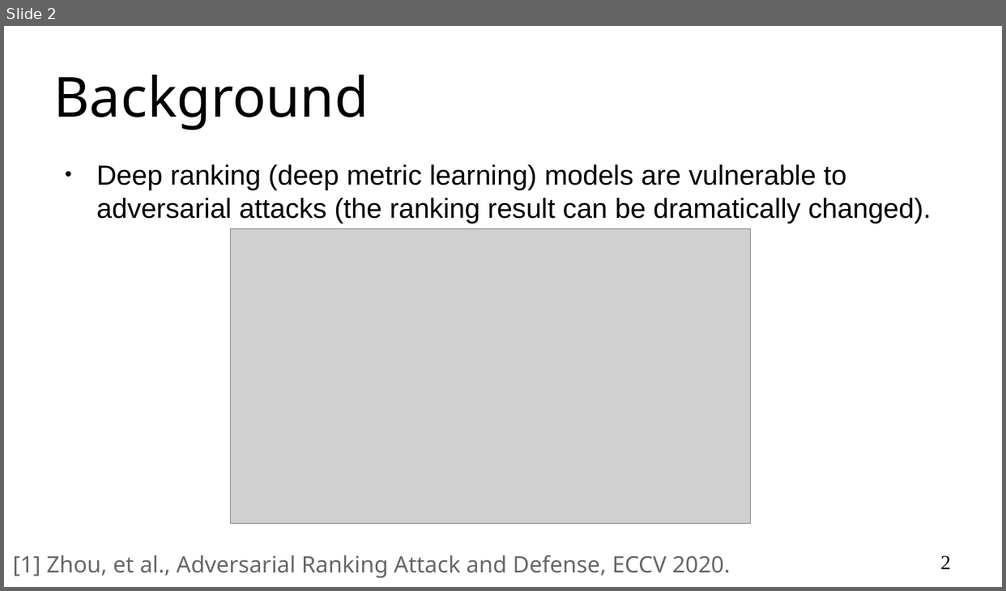
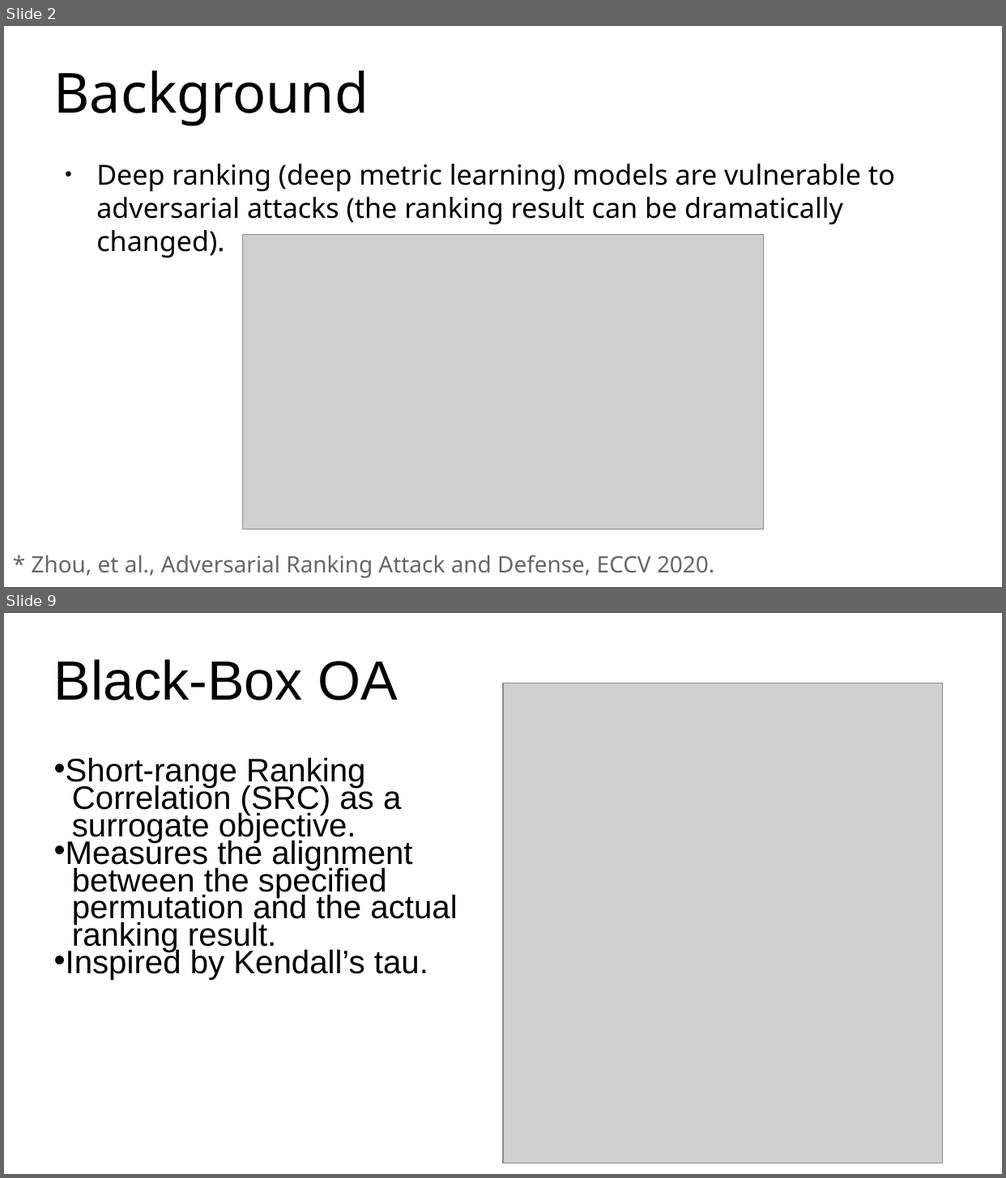
Before and after one commit to cdluminate/advorder, a slide deck: assets/slides.pptx. Shown one above the other, each under a label of ours: slide 2 before the commit, slides 2 and 9 after it; the slides between them are not shown. The pictures are 1006x591 and 1006x1178 pixels, drawn with LibreOffice and Linux fonts; fonts in the diff are those of the drawing; grey boxes stand for pictures; background and template pictures are left out. Boxes give left, top, right and bottom in pixels: in the first picture for what was removed or moved away, otherwise in the second. Text is boxed around its words. In the diff, an @@ line names an element or a change of style, - is before the commit and + after.

```diff
--- a/assets/slides.pptx
+++ b/assets/slides.pptx
@@ slide 9 added at [4,613,1002,1174], background #FFFFFF @@
@@ title added at [54,659,398,700], 44 pt, text #000000 @@
+Black-Box OA
@@ picture added at [503,683,943,1164] @@
@@ text added at [54,758,457,980], 25.9 pt, text #000000 @@
+• Short-range Ranking
+Correlation (SRC) as a
+surrogate objective.
+• Measures the alignment
+between the specified
+permutation and the actual
+ranking result.
+• Inspired by Kendall’s tau.
@@ slide 2 changed as well @@
@@ title "Background" at [54,71,368,126]: line spacing 1 to 0.9 @@
@@ text "Deep ranking (deep metric learning) ..." at [96,164,895,258]: font Arial to Noto Sans; line spacing 1 to 0.9 @@
@@ picture: place and size @@
-picture at [230,228,751,524]
+picture at [243,234,764,530]
@@ text at [32,555,714,578]: text changed @@
-[1] Zhou, et al., Adversarial Ranking Attack and Defense, ECCV 2020.
+* Zhou, et al., Adversarial Ranking Attack and Defense, ECCV 2020.
@@ page number removed at [940,556,950,570] @@
-2
```
Also in this commit, not shown: 1 other slide changed, 13 other slides added, 1 slide removed, 2 other files.
